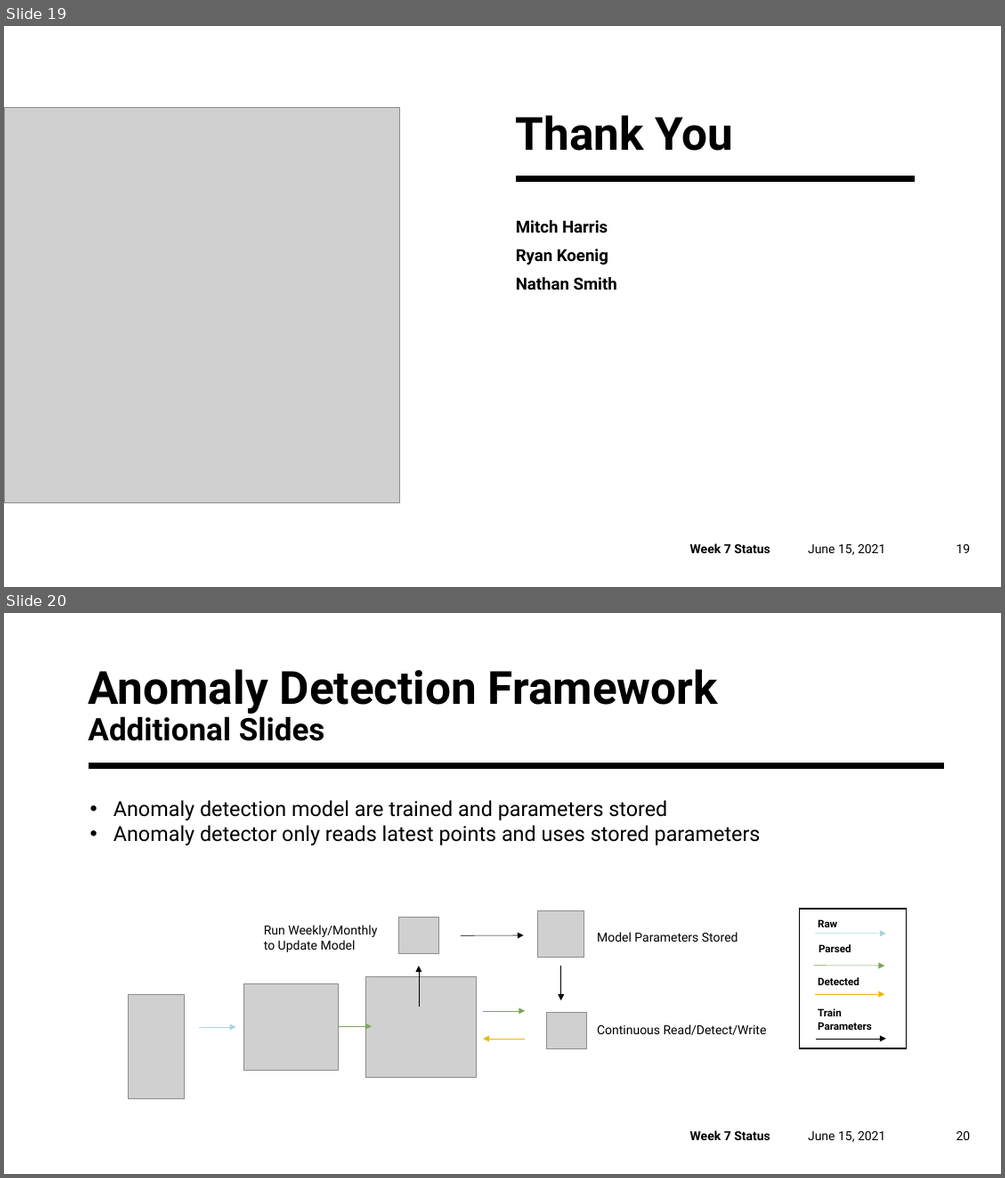
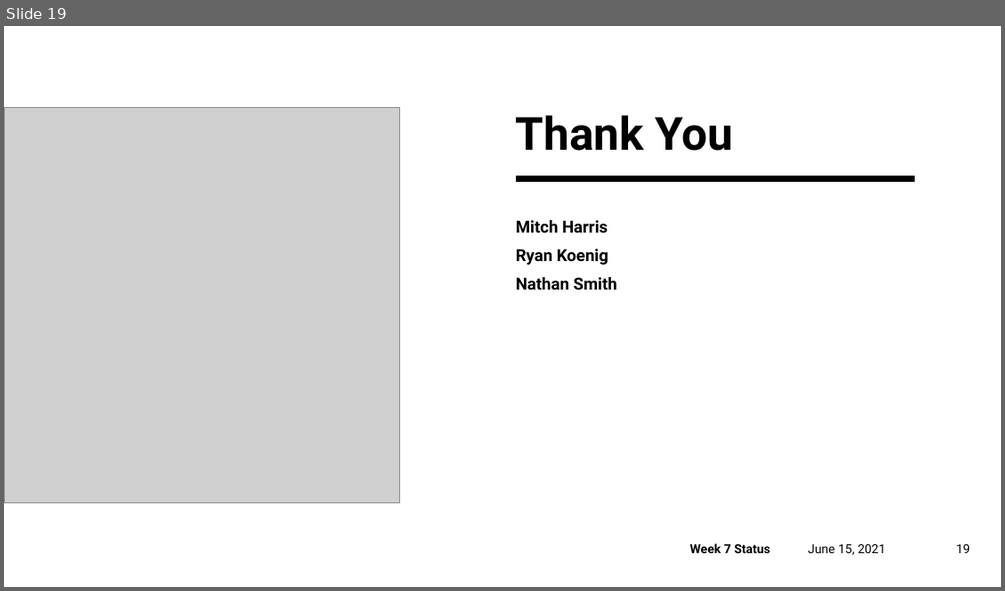
Before and after one commit to ubco-mds-2020-labs/w2020-data599-capstone-projects-ubc-udl, a slide deck: weekly-updates/20210615_progress.pptx. Shown one above the other, each under a label of ours: slides 19 and 20 before the commit, slide 19 after it. The pictures are 1005x1178 and 1005x591 pixels, drawn with LibreOffice and Linux fonts; fonts in the diff are those of the drawing; grey boxes stand for pictures. Boxes give left, top, right and bottom in pixels: in the first picture for what was removed or moved away, otherwise in the second. Text is boxed around its words. In the diff, an @@ line names an element or a change of style, - is before the commit and + after.

```diff
--- a/weekly-updates/20210615_progress.pptx
+++ b/weekly-updates/20210615_progress.pptx
@@ slide 20 removed at (x1=4, y1=613, x2=1001, y2=1174), background #FFFFFF @@
@@ title removed at (x1=88, y1=669, x2=718, y2=741) @@
-Anomaly Detection Framework
-Additional Slides
@@ line removed from (89, 765) to (944, 765) @@
@@ text removed at (x1=113, y1=800, x2=760, y2=845) @@
-• Anomaly detection model are trained and parameters stored
-• Anomaly detector only reads latest points and uses stored parameters
@@ group removed at (x1=199, y1=910, x2=767, y2=1078): 7 arrows, 5 pictures, 3 texts @@
-Model Parameters Stored
-Continuous Read/Detect/Write
-Run Weekly/Monthly to Update Model
@@ group removed at (x1=800, y1=908, x2=906, y2=1048): 4 arrows, 4 texts, 1 rectangle @@
-Raw
-Parsed
-Detected
-Train Parameters
@@ picture removed at (x1=128, y1=995, x2=184, y2=1099) @@
@@ text removed at (x1=690, y1=1130, x2=770, y2=1140) @@
-Week 7 Status
@@ text removed at (x1=808, y1=1131, x2=885, y2=1142) @@
-June 15, 2021
@@ page number removed at (x1=956, y1=1131, x2=971, y2=1140) @@
-20
```
Also in this commit, not shown: 4 slides changed, 1 other slide removed.
